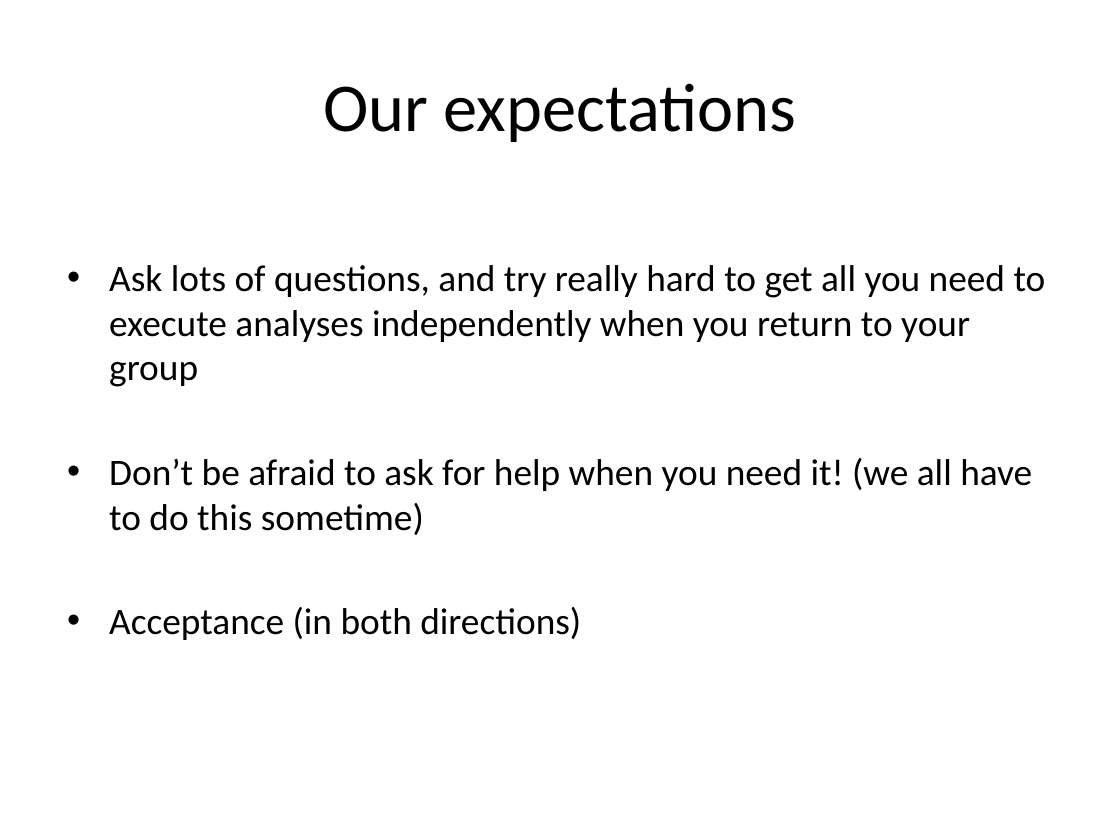
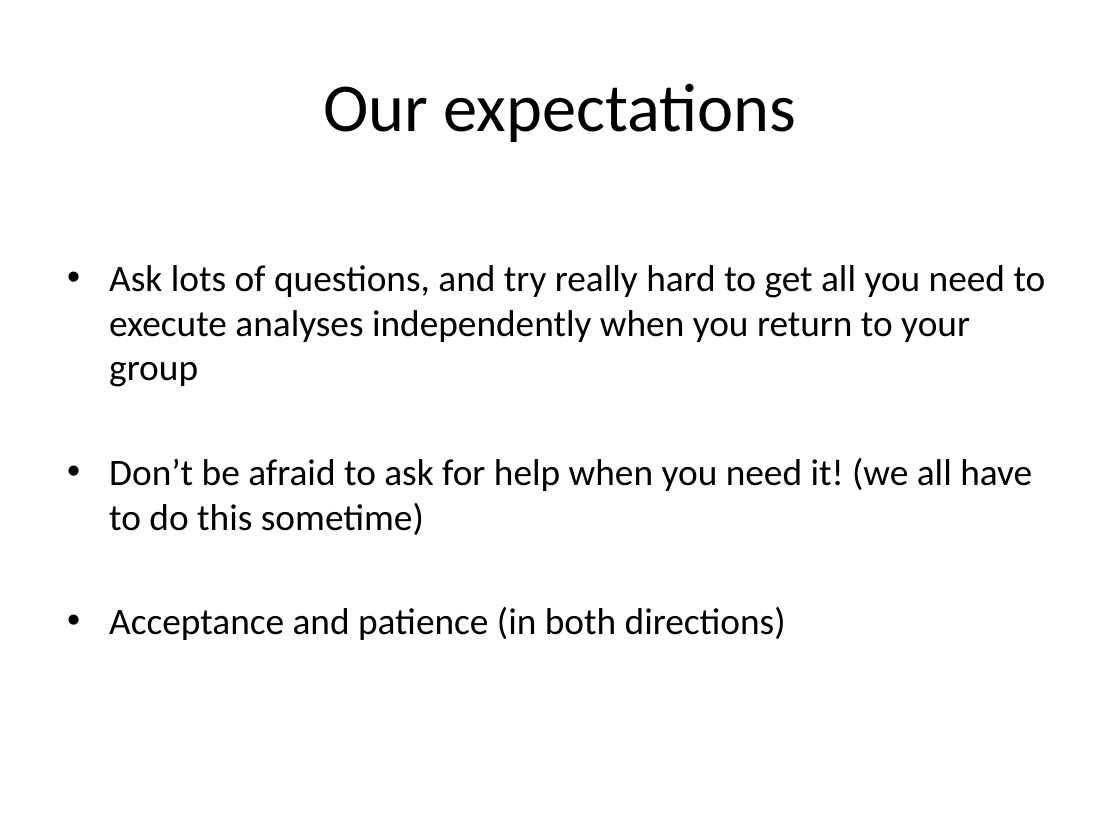
Before and after one commit to edamame-course/docs, a slide deck: slide 6 of extra/Presentations/2015-06-22-AM_Ashley_WelcomeLecture.pptx. Drawn at 1120x840 pixels with LibreOffice and Linux fonts; fonts in the diff are those of the drawing. Boxes give left, top, right and bottom in pixels: in the first picture for what was removed or moved away, otherwise in the second. Text is boxed around its words. In the diff, an @@ line names an element or a change of style, - is before the commit and + after.

```diff
--- a/extra/Presentations/2015-06-22-AM_Ashley_WelcomeLecture.pptx
+++ b/extra/Presentations/2015-06-22-AM_Ashley_WelcomeLecture.pptx
@@ text at (x1=109, y1=607, x2=786, y2=640): text changed @@
-• Acceptance (in both directions)
+• Acceptance and patience (in both directions)
```
Also in this commit, not shown: 13 other slides changed, 3 slides added, 1 slide removed, 1 other file.
